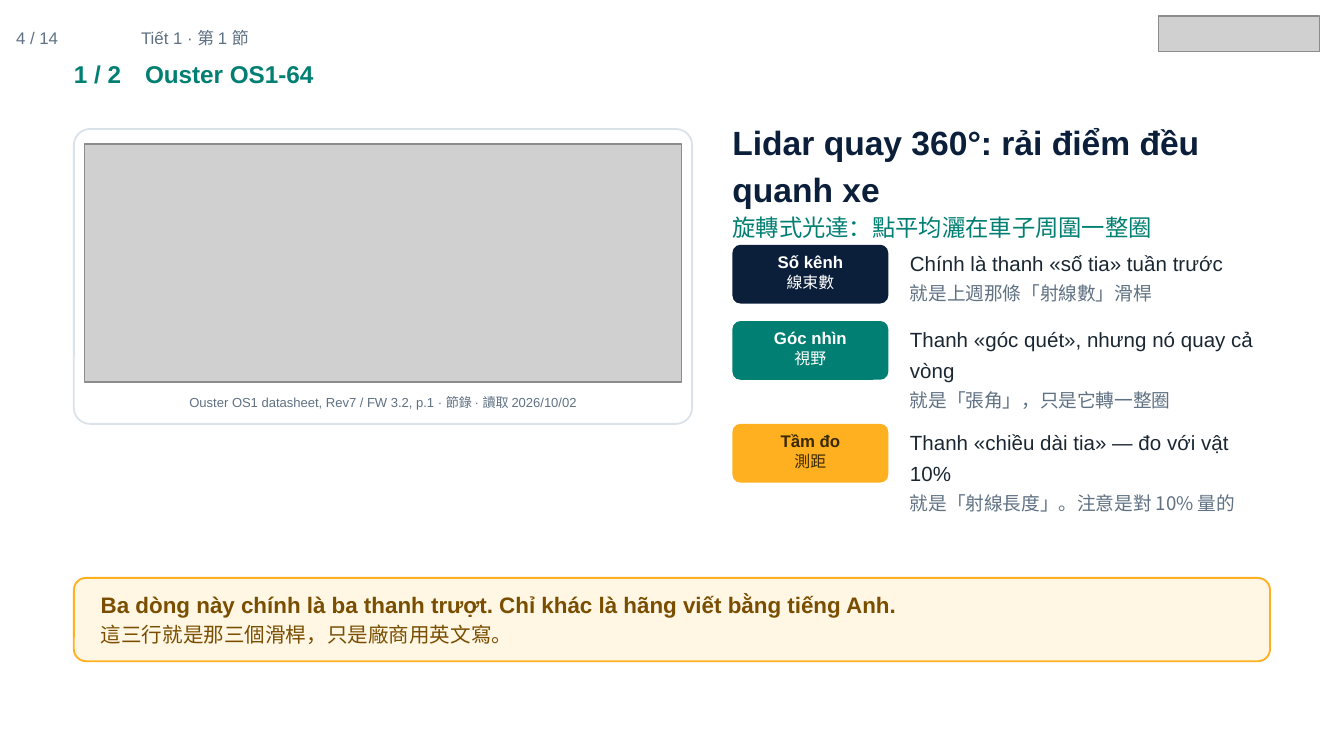
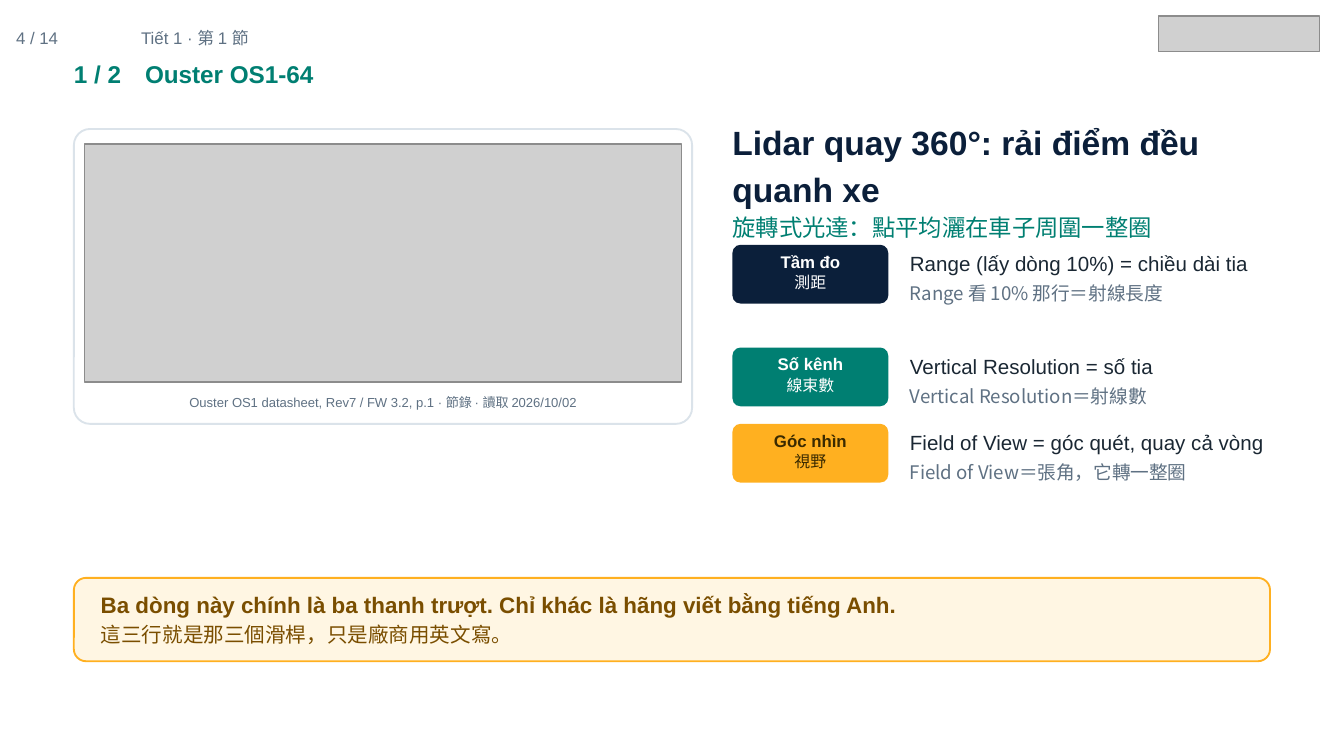
Before and after one commit to ch-neural/MITUST-Principles-of-Self-Driving-Cars, a slide deck: slide 4 of 第五週(10-08)/第五週_第1節_簡報.pptx. Drawn at 1344x756 pixels with LibreOffice and Linux fonts; fonts in the diff are those of the drawing; grey boxes stand for pictures. Boxes give left, top, right and bottom in pixels: in the first picture for what was removed or moved away, otherwise in the second. Text is boxed around its words. In the diff, an @@ line names an element or a change of style, - is before the commit and + after.

```diff
--- a/第五週(10-08)/第五週_第1節_簡報.pptx
+++ b/第五週(10-08)/第五週_第1節_簡報.pptx
@@ text "Tầm đo": place and size @@
-text "Tầm đo" at <box>781,434,840,469</box>
+text "Tầm đo" at <box>781,255,840,290</box>
@@ text "Tầm đo" at <box>781,255,840,290</box>: text colour #3A2A00 to #FFFFFF @@
@@ text at <box>910,255,1248,305</box>: text changed @@
-Chính là thanh «số tia» tuần trước
-就是上週那條「射線數」滑桿
+Range (lấy dòng 10%) = chiều dài tia
+Range 看 10% 那行＝射線長度
@@ rounded rectangle: place and size @@
-rounded rectangle at <box>732,321,888,380</box>
+rounded rectangle at <box>732,348,888,407</box>
@@ text "Số kênh": place and size @@
-text "Số kênh" at <box>778,255,843,290</box>
+text "Số kênh" at <box>778,357,843,393</box>
@@ text at <box>910,358,1153,405</box>: text changed @@
-Thanh «góc quét», nhưng nó quay cả vòng
-就是「張角」，只是它轉一整圈
+Vertical Resolution = số tia
+Vertical Resolution＝射線數
@@ text "Góc nhìn": place and size @@
-text "Góc nhìn" at <box>774,331,846,366</box>
+text "Góc nhìn" at <box>774,434,846,469</box>
@@ text "Góc nhìn" at <box>774,434,846,469</box>: text colour #FFFFFF to #3A2A00 @@
@@ text at <box>910,434,1264,481</box>: text changed @@
-Thanh «chiều dài tia» — đo với vật 10%
-就是「射線長度」。注意是對 10% 量的
+Field of View = góc quét, quay cả vòng
+Field of View＝張角，它轉一整圈
```
Also in this commit, not shown: 1 other slide changed.
